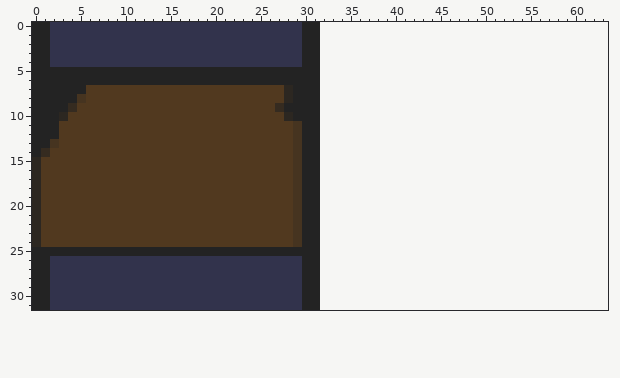
One commit to this pixel-art sprite: assets/images/tileset_block.png. Above is the file before it was changed.
The file is 32x32 pixels. Colours within 5 levels of each other are drawn and written as one. The old version is drawn lined up with the new one, on the new canvas.
The result:
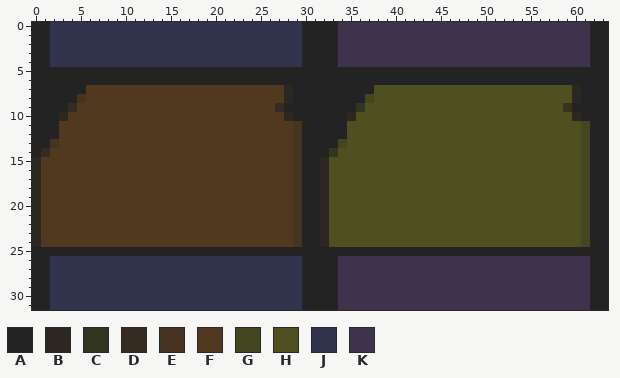
Palette (. is transparent): A #232323  B #2c2721  C #343520  D #352b20  E #463420  F #51391f  G #444620  H #4e511f  J #32334c  K #3f324c
What changed:
canvas 32x32 -> 64x32
Changed rows in their new state; - is an unchanged pixel.
first column x 32:
 0 AAKKKKKKKKKKKKKKKKKKKKKKKKKKKKAA
 1 AAKKKKKKKKKKKKKKKKKKKKKKKKKKKKAA
 2 AAKKKKKKKKKKKKKKKKKKKKKKKKKKKKAA
 3 AAKKKKKKKKKKKKKKKKKKKKKKKKKKKKAA
 4 AAKKKKKKKKKKKKKKKKKKKKKKKKKKKKAA
 5 AAAAAAAAAAAAAAAAAAAAAAAAAAAAAAAA
 6 AAAAAAAAAAAAAAAAAAAAAAAAAAAAAAAA
 7 AAAAAAHHHHHHHHHHHHHHHHHHHHHHBAAA
 8 AAAAAGHHHHHHHHHHHHHHHHHHHHHHBAAA
 9 AAAACHHHHHHHHHHHHHHHHHHHHHHCAAAA
10 AAABHHHHHHHHHHHHHHHHHHHHHHHHBAAA
11 AAAHHHHHHHHHHHHHHHHHHHHHHHHHHGAA
12 AAAHHHHHHHHHHHHHHHHHHHHHHHHHHGAA
13 AAGHHHHHHHHHHHHHHHHHHHHHHHHHHGAA
14 ACHHHHHHHHHHHHHHHHHHHHHHHHHHHGAA
15 BHHHHHHHHHHHHHHHHHHHHHHHHHHHHGAA
16 BHHHHHHHHHHHHHHHHHHHHHHHHHHHHGAA
17 BHHHHHHHHHHHHHHHHHHHHHHHHHHHHGAA
18 BHHHHHHHHHHHHHHHHHHHHHHHHHHHHGAA
19 BHHHHHHHHHHHHHHHHHHHHHHHHHHHHGAA
20 BHHHHHHHHHHHHHHHHHHHHHHHHHHHHGAA
21 BHHHHHHHHHHHHHHHHHHHHHHHHHHHHGAA
22 BHHHHHHHHHHHHHHHHHHHHHHHHHHHHGAA
23 BHHHHHHHHHHHHHHHHHHHHHHHHHHHHGAA
24 BHHHHHHHHHHHHHHHHHHHHHHHHHHHHGAA
25 AAAAAAAAAAAAAAAAAAAAAAAAAAAAAAAA
26 AAKKKKKKKKKKKKKKKKKKKKKKKKKKKKAA
27 AAKKKKKKKKKKKKKKKKKKKKKKKKKKKKAA
28 AAKKKKKKKKKKKKKKKKKKKKKKKKKKKKAA
29 AAKKKKKKKKKKKKKKKKKKKKKKKKKKKKAA
30 AAKKKKKKKKKKKKKKKKKKKKKKKKKKKKAA
31 AAKKKKKKKKKKKKKKKKKKKKKKKKKKKKAA
Where, in picture pixels (left, top, right, bottom), the same in both pictures:
added: (320, 22, 608, 310)
